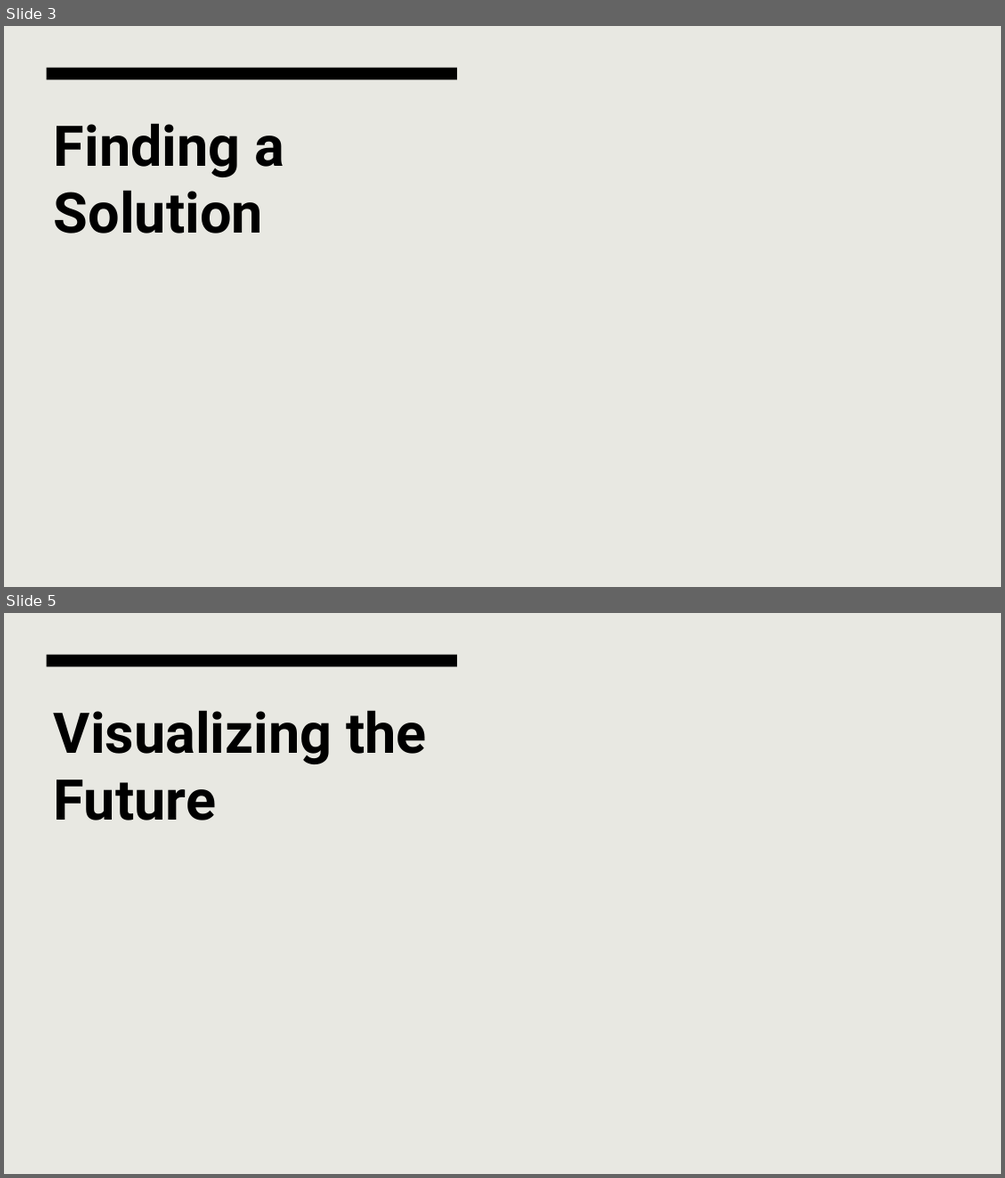
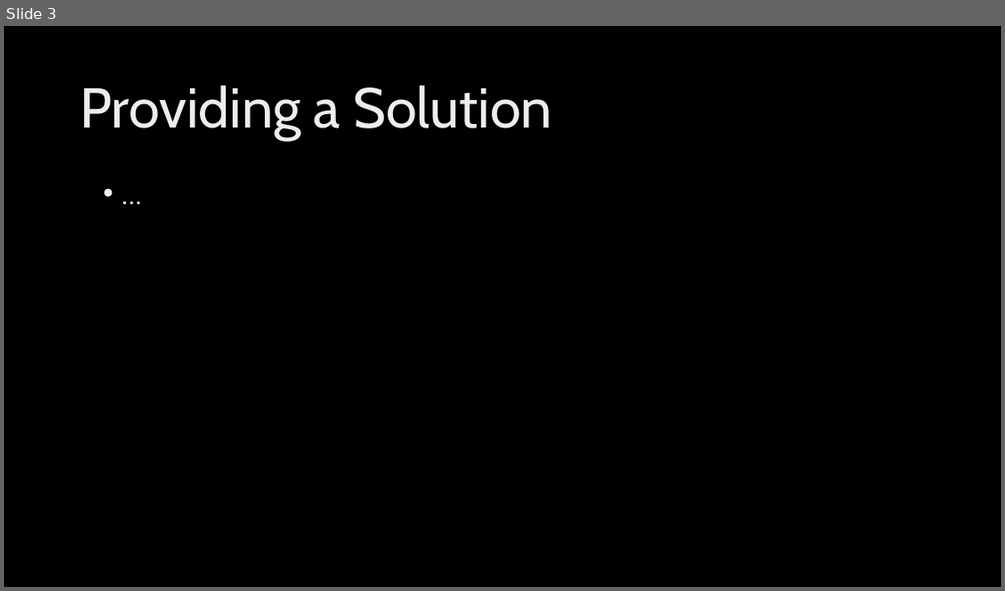
Before and after one commit to Muhlex/whai, a slide deck: presentation/makeathon_knowron_whai_dengl.pptx. Shown one above the other, each under a label of ours: slides 3 and 5 before the commit, slide 3 after it; the slides between them are not shown. The pictures are 1005x1178 and 1005x591 pixels, drawn with LibreOffice and Linux fonts; fonts in the diff are those of the drawing; background and template pictures are left out. Boxes give left, top, right and bottom in pixels: in the first picture for what was removed or moved away, otherwise in the second. Text is boxed around its words. In the diff, an @@ line names an element or a change of style, - is before the commit and + after.

```diff
--- a/presentation/makeathon_knowron_whai_dengl.pptx
+++ b/presentation/makeathon_knowron_whai_dengl.pptx
@@ slide 5 removed at (4,613,1001,1174), background #E8E8E2; not listed: 1 template element that a slide beside it also shows @@
@@ title removed at (54,710,427,820) @@
-Visualizing the Future
@@ slide 3 changed as well @@
@@ background #E8E8E2 to picture (left out) @@
@@ rectangle removed at (47,68,457,79) @@
@@ title "Providing a Solution" at (80,85,552,141): vertical alignment top to middle @@
@@ title at (80,85,552,141): text changed; font Roboto to Cabin; text colour #000000 to gradient #BFBFBF to #EDEDED to #FFFFFF; bold off @@
-Finding a Solution
+Providing a Solution
@@ text added at (96,176,932,532), 28 pt, text gradient #BFBFBF to #EDEDED to #FFFFFF @@
+• …
```
Also in this commit, not shown: 1 other slide changed, 3 slides added, 2 other slides removed.
